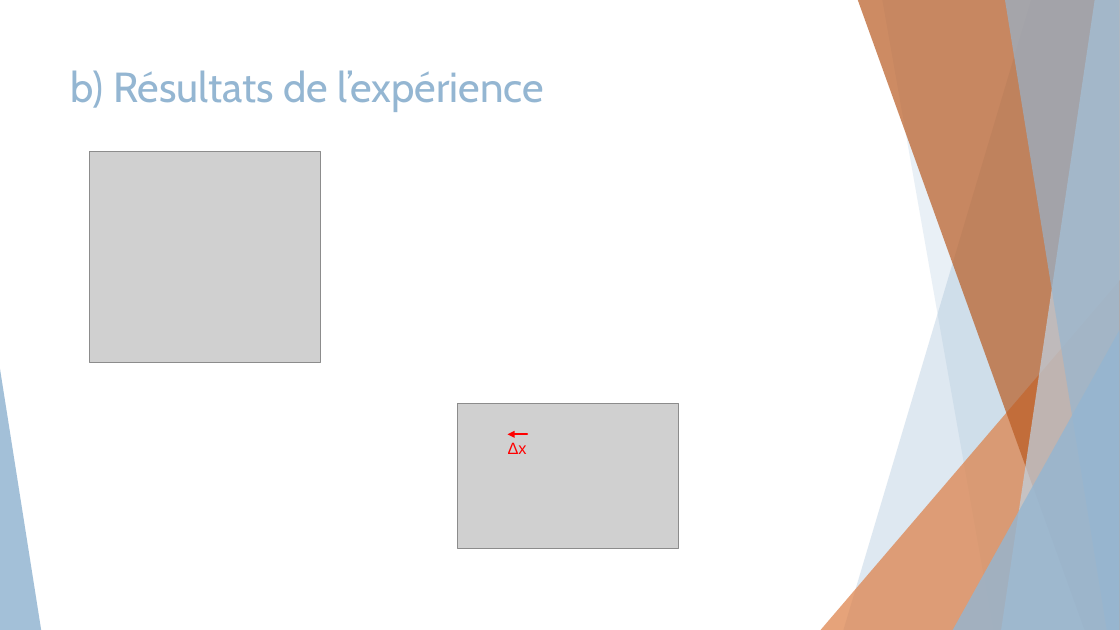
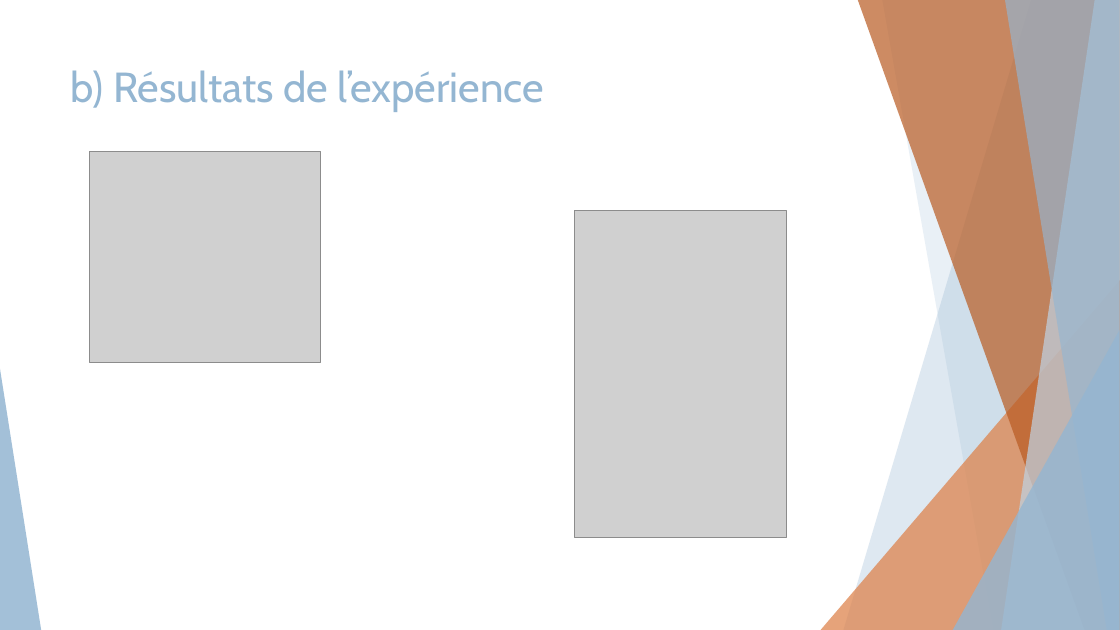
Before and after one commit to Lucas-brb/TIPE-2022, a slide deck: slide 13 of Présentation/Mesure des défauts de l'oeil v3.pptx. Drawn at 1120x630 pixels with LibreOffice and Linux fonts; fonts in the diff are those of the drawing; grey boxes stand for pictures. Boxes give left, top, right and bottom in pixels: in the first picture for what was removed or moved away, otherwise in the second. Text is boxed around its words. In the diff, an @@ line names an element or a change of style, - is before the commit and + after.

```diff
--- a/Présentation/Mesure des défauts de l'oeil v3.pptx
+++ b/Présentation/Mesure des défauts de l'oeil v3.pptx
@@ picture added at (575, 211, 786, 537) @@
@@ picture removed at (457, 403, 679, 549) @@
@@ arrow removed from (528, 434) to (507, 434) @@
@@ text removed at (508, 442, 527, 454) @@
-Δx
```
Also in this commit, not shown: 5 other slides changed.
